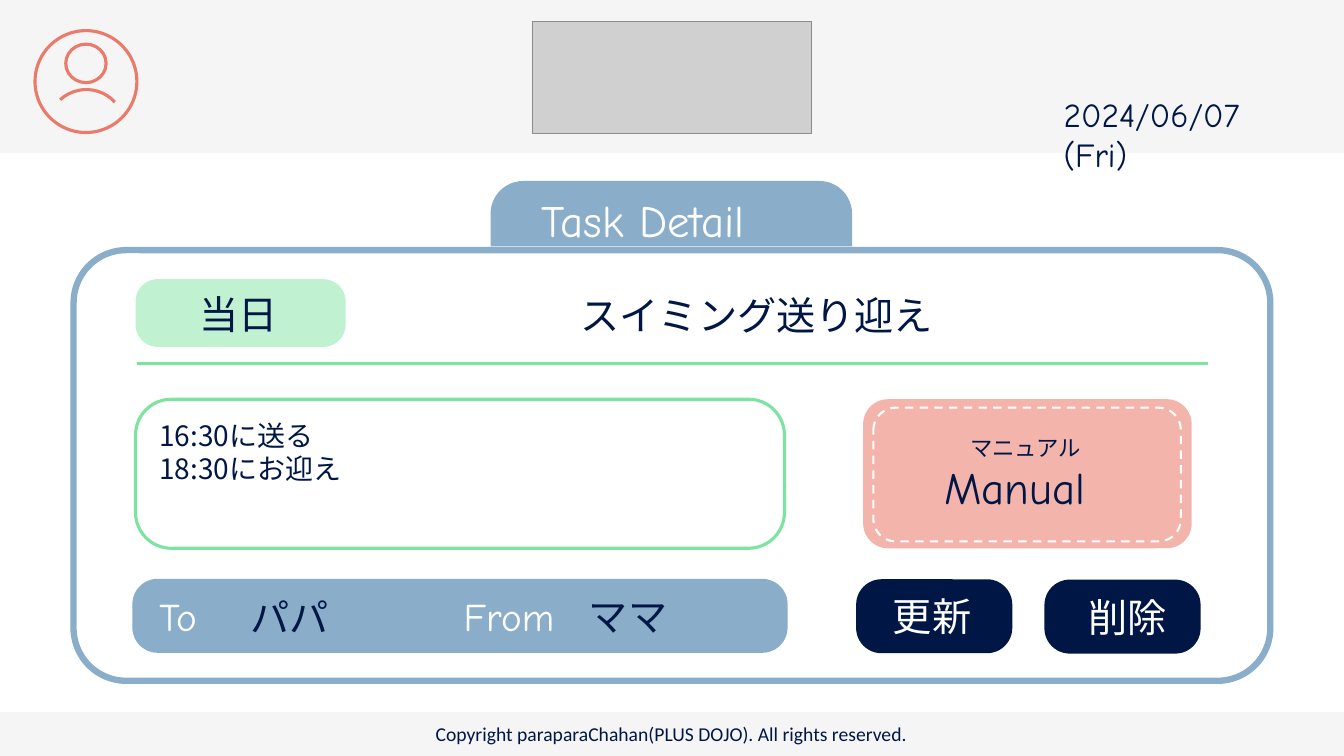
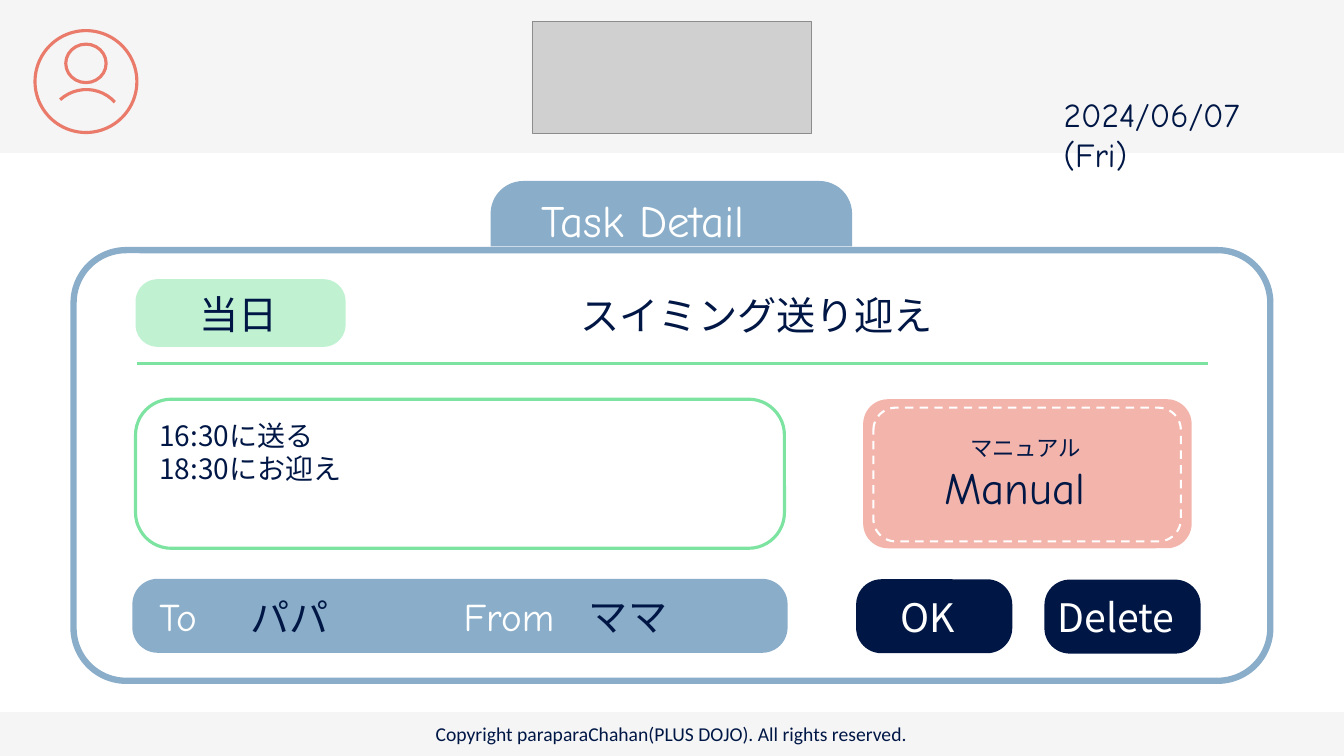
Before and after one commit to plusdojo2024/C2, a slide deck: slide 32 of doc/13_外部設計/famiLink 画面デザイン.pptx (slide 28 before the commit). Drawn at 1344x756 pixels with LibreOffice and Linux fonts; fonts in the diff are those of the drawing; grey boxes stand for pictures. Boxes give left, top, right and bottom in pixels: in the first picture for what was removed or moved away, otherwise in the second. Text is boxed around its words. In the diff, an @@ line names an element or a change of style, - is before the commit and + after.

```diff
--- a/doc/13_外部設計/famiLink 画面デザイン.pptx
+++ b/doc/13_外部設計/famiLink 画面デザイン.pptx
@@ text at [900, 602, 954, 633]: text changed @@
-更新
+OK
@@ text at [1058, 600, 1175, 633]: text changed @@
-削除
+Delete
```
Also in this commit, not shown: 17 other slides changed, 5 slides added, 1 slide removed.
